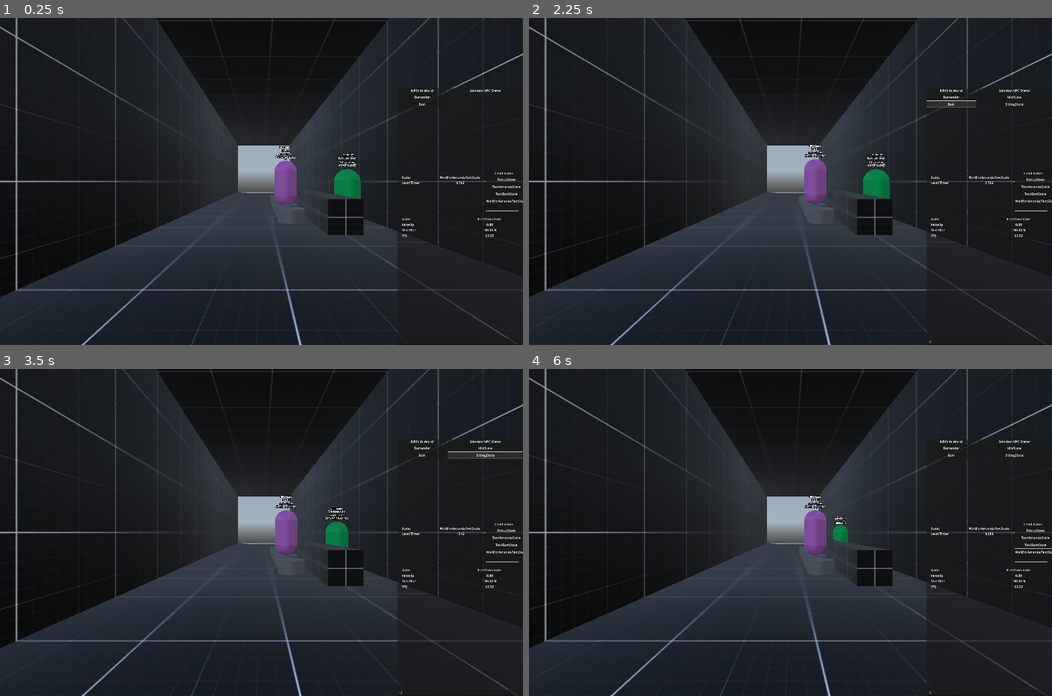
Above: before the commit, frames 1-4 (two rows, left to right).
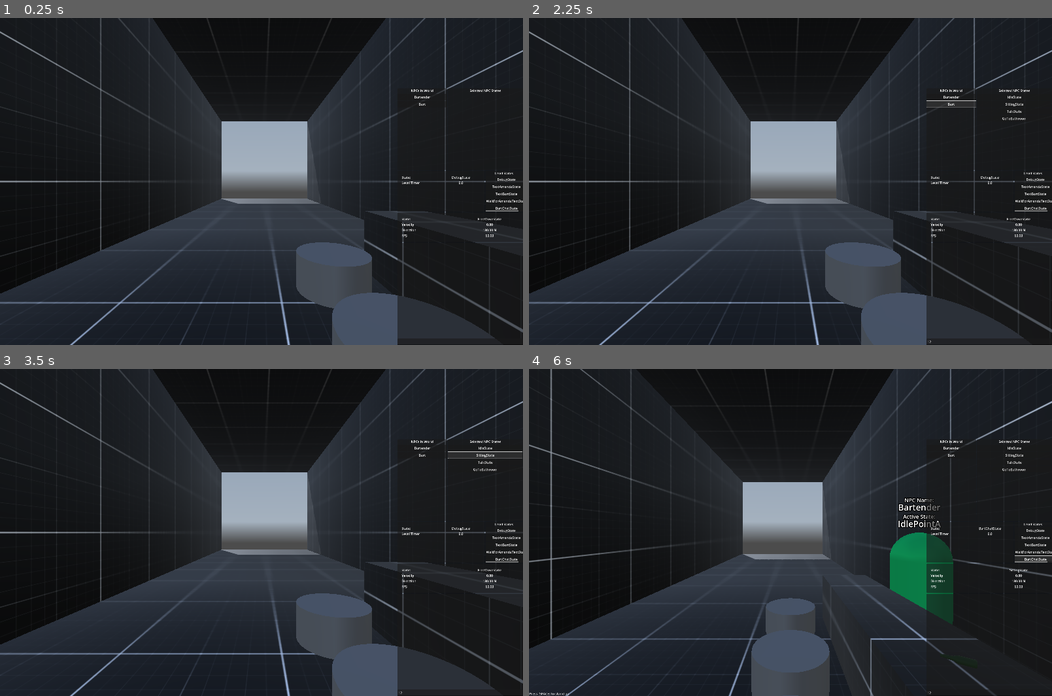
Above: after the commit, the same moments.

Repository: LucasMc17/One-Man-s-Trash
Game: Godot game, scene res://levels/level_01/root.tscn
Same seed, same stepped clock (60 frames per second), same inputs: the game is played once before the commit and once after it. A sky picture missing from this copy of the repository is replaced by a grey-blue gradient.
Inputs (mouse positions are in pixels of both pictures, inside the frame that each line leads up to):
- Up to frame 1 (0.25 s): no input
- Up to frame 2 (2.25 s): click (989, 341) at 0.52 s; type "12" at 0.6 s; click "Bartender" at 1.25 s; click "Bart" at 2 s
- Up to frame 3 (3.5 s): click "SittingState" at 2.75 s
- Up to frame 4 (6 s): click "DebugState" at 3.5 s; click (1015, 463) at 4.25 s, where only the run after the commit has a clickable "TalkState"; click "WaitForAmandaTextState" at 5 s; click (1036, 558) at 5.75 s, where only the run after the commit has a clickable "BartChatState"

The runs differ from the first frame. In frame 1, 14% of the frame differs, in the area x 0-100%, y 0-100%; in frame 2, 14%; in frame 3, 14%; in frame 4, 16%.
Error after the commit: Invalid access to property or key 'global_position' on a base object of type 'Nil'. (res://scenes/npcs/states/npc_sitting_state.gd:18)

Commit message:
initial chat with bart

Diff:
--- /dev/null
+++ b/assets/resources/talk_trees/bart_bar_chat/bart_bar_chat.tres
@@ -0,0 +1,99 @@
+[gd_resource type="Resource" script_class="TalkTree" load_steps=13 format=3 uid="uid://crqw6gtw2lj3n"]
+
+[ext_resource type="Script" uid="uid://bymb602613n3g" path="res://assets/resources/talk_trees/talk_tree.gd" id="1_mh1u8"]
+
+[sub_resource type="Resource" id="Resource_8ep85"]
+script = ExtResource("1_mh1u8")
+PROMPT = "..."
+DIALOGUE = "I, uh, gotta piss."
+PLAYER_OPTIONS = Array[ExtResource("1_mh1u8")]([])
+EXIT_OPTION = "Sure."
+metadata/_custom_type_script = "uid://bymb602613n3g"
+
+[sub_resource type="Resource" id="Resource_rh5yg"]
+script = ExtResource("1_mh1u8")
+PROMPT = "*cough*"
+DIALOGUE = "Get me another, I gotta hit the head."
+PLAYER_OPTIONS = Array[ExtResource("1_mh1u8")]([])
+EXIT_OPTION = "You got it."
+metadata/_custom_type_script = "uid://bymb602613n3g"
+
+[sub_resource type="Resource" id="Resource_dpj24"]
+script = ExtResource("1_mh1u8")
+PROMPT = "Nice little bar."
+DIALOGUE = "What? Yeah it's ok. You g- I gotta piss."
+PLAYER_OPTIONS = Array[ExtResource("1_mh1u8")]([])
+EXIT_OPTION = "Don't let me keep you."
+metadata/_custom_type_script = "uid://bymb602613n3g"
+
+[sub_resource type="Resource" id="Resource_f562j"]
+script = ExtResource("1_mh1u8")
+PROMPT = "..."
+DIALOGUE = "..."
+PLAYER_OPTIONS = Array[ExtResource("1_mh1u8")]([SubResource("Resource_8ep85"), SubResource("Resource_rh5yg"), SubResource("Resource_dpj24")])
+EXIT_OPTION = ""
+metadata/_custom_type_script = "uid://bymb602613n3g"
+
+[sub_resource type="Resource" id="Resource_pawjp"]
+script = ExtResource("1_mh1u8")
+PROMPT = "What are you having again?"
+DIALOGUE = "You know what, nevermind. I gotta take a piss. I'll order one when I get back."
+PLAYER_OPTIONS = Array[ExtResource("1_mh1u8")]([])
+EXIT_OPTION = "Sure, yeah."
+metadata/_custom_type_script = "uid://bymb602613n3g"
+
+[sub_resource type="Resource" id="Resource_mtdcs"]
+script = ExtResource("1_mh1u8")
+PROMPT = "You want another one?"
+DIALOGUE = "...Yeah, ok."
+PLAYER_OPTIONS = Array[ExtResource("1_mh1u8")]([SubResource("Resource_pawjp")])
+EXIT_OPTION = ""
+metadata/_custom_type_script = "uid://bymb602613n3g"
+
+[sub_resource type="Resource" id="Resource_mh1u8"]
+script = ExtResource("1_mh1u8")
+PROMPT = "..."
+DIALOGUE = "Anyway, I gotta piss."
+PLAYER_OPTIONS = Array[ExtResource("1_mh1u8")]([])
+EXIT_OPTION = "sure, think I saw the bathroom in the back."
+metadata/_custom_type_script = "uid://bymb602613n3g"
+
+[sub_resource type="Resource" id="Resource_c8uok"]
+script = ExtResource("1_mh1u8")
+PROMPT = "Yeah, me too."
+DIALOGUE = "Anyway, I gotta piss."
+PLAYER_OPTIONS = Array[ExtResource("1_mh1u8")]([])
+EXIT_OPTION = "sure, think I saw the bathroom in the back."
+metadata/_custom_type_script = "uid://bymb602613n3g"
+
+[sub_resource type="Resource" id="Resource_5rwxn"]
+script = ExtResource("1_mh1u8")
+PROMPT = "The shoot!"
+DIALOGUE = "Oh, yeah, fine. I mean, really good, yeah."
+PLAYER_OPTIONS = Array[ExtResource("1_mh1u8")]([SubResource("Resource_mh1u8"), SubResource("Resource_c8uok")])
+EXIT_OPTION = ""
+metadata/_custom_type_script = "uid://bymb602613n3g"
+
+[sub_resource type="Resource" id="Resource_efqtc"]
+script = ExtResource("1_mh1u8")
+PROMPT = "Nothing, nevermind."
+DIALOGUE = "OK. I gotta piss."
+PLAYER_OPTIONS = Array[ExtResource("1_mh1u8")]([])
+EXIT_OPTION = "Sure."
+metadata/_custom_type_script = "uid://bymb602613n3g"
+
+[sub_resource type="Resource" id="Resource_edmo6"]
+script = ExtResource("1_mh1u8")
+PROMPT = "How do you think it went today?"
+DIALOGUE = "What?"
+PLAYER_OPTIONS = Array[ExtResource("1_mh1u8")]([SubResource("Resource_5rwxn"), SubResource("Resource_efqtc")])
+EXIT_OPTION = ""
+metadata/_custom_type_script = "uid://bymb602613n3g"
+
+[resource]
+script = ExtResource("1_mh1u8")
+PROMPT = ""
+DIALOGUE = "..."
+PLAYER_OPTIONS = Array[ExtResource("1_mh1u8")]([SubResource("Resource_f562j"), SubResource("Resource_mtdcs"), SubResource("Resource_edmo6")])
+EXIT_OPTION = ""
+metadata/_custom_type_script = "uid://bymb602613n3g"
--- a/globals/debug.gd
+++ b/globals/debug.gd
@@ -128,10 +128,11 @@
 				return "Error: Please provide an NPC name and a state to transition to"
 			var npc_name = options[0]
 			var npc_state_name = options[1]
-			var npc_index = Global.NPCS.find_custom(func (item): return item.name == npc_name)
-			if npc_index == -1:
-				return "Error: NPC not found"
-			var npc = Global.NPCS[npc_index]
+			# var npc_index = Global.NPCS.find_custom(func (item): return item.name == npc_name)
+			# if npc_index == -1:
+			# 	return "Error: NPC not found"
+			# var npc = Global.NPCS[npc_index]
+			var npc = Global.NPCS[npc_name]
 			if !npc.STATE_MACHINE.has_node(npc_state_name):
 				return "Error: NPC " + npc_name + " does not have that state"
 			npc.current_state.transition(npc_state_name)
--- a/globals/game_state.gd
+++ b/globals/game_state.gd
@@ -2,9 +2,15 @@
 
 # GLOBALS
 var PLAYER : Player
-var NPCS := []
+var NPCS := {}
+var IMPORTANT_SCENES := {}
 var PLAYER_PHONE : Control
 var LEVEL : Node3D
 
 func _ready():
-	NPCS = get_tree().get_nodes_in_group('NPCs')
+	var all_npcs = get_tree().get_nodes_in_group('NPCs')
+	for npc in all_npcs:
+		NPCS[npc.name] = npc
+	var important_scenes = get_tree().get_nodes_in_group('LevelImportant')
+	for scene in important_scenes:
+		IMPORTANT_SCENES[scene.name] = scene
--- a/globals/global.gd
+++ b/globals/global.gd
@@ -6,7 +6,7 @@
 var PLAYER : Player:
 	get():
 		return GameState.PLAYER
-var NPCS : Array:
+var NPCS : Dictionary:
 	get():
 		return GameState.NPCS
 var PLAYER_PHONE : Control:
@@ -15,6 +15,9 @@
 var LEVEL : Node3D:
 	get():
 		return GameState.LEVEL
+var IMPORTANT_SCENES : Dictionary:
+	get():
+		return GameState.IMPORTANT_SCENES
 
 func log(message):
 	Debug.cons_log(message)
--- a/levels/level_01/root.tscn
+++ b/levels/level_01/root.tscn
@@ -13,9 +13,17 @@
 [ext_resource type="Resource" uid="uid://dv8ce25mon2xc" path="res://assets/resources/contacts/amanda_contact.tres" id="11_v74tu"]
 [ext_resource type="Resource" uid="uid://dq4emaufqar8g" path="res://assets/resources/text_messages/amanda_texts_01.tres" id="12_e1ace"]
 [ext_resource type="Resource" uid="uid://ddfh7v57htm4s" path="res://assets/resources/contacts/bart_contact.tres" id="13_xjxtq"]
+[ext_resource type="Script" uid="uid://6ijnyw0ae7iu" path="res://levels/level_01/states/bart_chat_state.gd" id="14_dv2dd"]
 [ext_resource type="Resource" uid="uid://b28n4idy1lf3m" path="res://assets/resources/text_messages/bart_texts_01.tres" id="14_x43fk"]
 [ext_resource type="PackedScene" uid="uid://c7jcuvst7cih2" path="res://scenes/props/inert_props/beer_bottle.tscn" id="15_thd0o"]
 [ext_resource type="Script" uid="uid://daxt11k50236q" path="res://levels/states/level_wait_state.gd" id="15_x43fk"]
+
+[sub_resource type="Curve3D" id="Curve3D_dv2dd"]
+_data = {
+"points": PackedVector3Array(0, 0, 0, 0, 0, 0, 0, 0, 0, 0, 0, 0, 0, 0, 0, 0, 0, 6, 0, 0, 0, 0, 0, 0, 3, 0, 9, 0, 0, 0, 0, 0, 0, 3, 0, 15),
+"tilts": PackedFloat32Array(0, 0, 0, 0)
+}
+point_count = 4
 
 [node name="Node3D" type="Node3D"]
 script = ExtResource("1_06tnj")
@@ -23,7 +31,7 @@
 [node name="DaytimeEnv" parent="." instance=ExtResource("1_jsf6y")]
 
 [node name="Player" parent="." instance=ExtResource("2_34nx1")]
-transform = Transform3D(1, 0, 0, 0, 1, 0, 0, 0, 1, -0.357506, 0, 10.9496)
+transform = Transform3D(1, 0, 0, 0, 1, 0, 0, 0, 1, -0.0856678, 0, -1.38034)
 
 [node name="Geometry" type="Node3D" parent="."]
 
@@ -53,7 +61,7 @@
 
 [node name="Seats" type="Node3D" parent="."]
 
-[node name="DebugChair01" parent="Seats" instance=ExtResource("4_06tnj")]
+[node name="PlayerChair" parent="Seats" groups=["LevelImportant"] instance=ExtResource("4_06tnj")]
 transform = Transform3D(1, 0, 0, 0, 1, 0, 0, 0, 1, 0.744456, 0, 0)
 
 [node name="DebugChair04" parent="Seats" instance=ExtResource("4_06tnj")]
@@ -65,7 +73,7 @@
 [node name="DebugChair06" parent="Seats" instance=ExtResource("4_06tnj")]
 transform = Transform3D(1, 0, 0, 0, 1, 0, 0, 0, 1, 0.744456, 0, -4.36483)
 
-[node name="DebugChair02" parent="Seats" instance=ExtResource("4_06tnj")]
+[node name="BartChair" parent="Seats" groups=["LevelImportant"] instance=ExtResource("4_06tnj")]
 transform = Transform3D(1, 0, 0, 0, 1, 0, 0, 0, 1, 0.744456, 0, 1.46014)
 
 [node name="DebugChair03" parent="Seats" instance=ExtResource("4_06tnj")]
@@ -73,13 +81,10 @@
 
 [node name="Doors" type="Node3D" parent="."]
 
-[node name="NPCs" type="Node3D" parent="."]
-transform = Transform3D(-3.63786e-08, -0.832245, -0.554409, 1, -4.37114e-08, 0, -2.4234e-08, -0.554409, 0.832245, 2.07561, 1.02977, -1.59145)
-
 [node name="StateMachine" type="Node" parent="." node_paths=PackedStringArray("CURRENT_STATE")]
 unique_name_in_owner = true
 script = ExtResource("7_e1ace")
-CURRENT_STATE = NodePath("WaitForAmandaTextState")
+CURRENT_STATE = NodePath("DebugState")
 metadata/_custom_type_script = "uid://cau1wg8ulku16"
 
 [node name="DebugState" type="Node" parent="StateMachine"]
@@ -104,6 +109,9 @@
 NEXT_STATE = NodePath("../TextAmandaState")
 metadata/_custom_type_script = "uid://daxt11k50236q"
 
+[node name="BartChatState" type="Node" parent="StateMachine"]
+script = ExtResource("14_dv2dd")
+
 [node name="LevelTimer" type="Timer" parent="."]
 
 [node name="Props" type="Node3D" parent="."]
@@ -121,17 +129,16 @@
 
 [node name="PhysicsProps" type="Node3D" parent="Props"]
 
-[node name="Node" type="Node" parent="."]
+[node name="NPCs" type="Node" parent="."]
 
-[node name="Bartender" parent="Node" instance=ExtResource("6_v74tu")]
+[node name="Bartender" parent="NPCs" instance=ExtResource("6_v74tu")]
 transform = Transform3D(1, -6.1206e-15, -2.98023e-07, -5.32907e-14, 1, -4.9738e-14, 2.98023e-07, -6.80743e-15, 1, 3.137, 1.19209e-07, 2.25)
 POINT_A = Vector3(3.137, 0, -4)
 POINT_B = Vector3(3.137, 0, 2.25)
 
-[node name="Bart" parent="Node" instance=ExtResource("7_thd0o")]
-transform = Transform3D(1, 0, 0, 0, 1, 0, 0, 0, 1, 0.647836, 0.2356, 1.45124)
+[node name="Bart" parent="NPCs" node_paths=PackedStringArray("MOVE_PATHS") instance=ExtResource("7_thd0o")]
+MOVE_PATHS = [NodePath("../../Path3D")]
 
-[node name="SittingState" parent="Node/Bart/StateMachine" index="1" node_paths=PackedStringArray("SEAT")]
-SEAT = NodePath("../../../../Seats/DebugChair02")
-
-[editable path="Node/Bart"]
+[node name="Path3D" type="Path3D" parent="."]
+transform = Transform3D(1, 0, 0, 0, 1, 0, 0, 0, 1, -1.11433, 0.109519, 0)
+curve = SubResource("Curve3D_dv2dd")
--- /dev/null
+++ b/levels/level_01/states/bart_chat_state.gd
@@ -0,0 +1,11 @@
+extends LevelState
+
+func enter(previous_state, ext):
+	super(previous_state, ext)
+	var bart = Global.NPCS.Bart
+	var player_chair = Global.IMPORTANT_SCENES.PlayerChair
+	var bart_chair = Global.IMPORTANT_SCENES.BartChair
+	bart.global_position = bart_chair.SIT_MARKER.global_position
+	Global.PLAYER.global_position = player_chair.SIT_MARKER.global_position
+	Global.PLAYER.current_state.transition('SittingState', { "seat": player_chair })
+	bart.current_state.transition('SittingState', { "seat": bart_chair })
--- a/scenes/chairs/chair.gd
+++ b/scenes/chairs/chair.gd
@@ -64,4 +64,4 @@
 	collision_position = collision_position
 
 func _on_interactable_interacted(interactor : Player):
-	interactor.current_state.transition('SittingState', { "sitting_position": sit_position + global_position, "get_off_position": interactor.position })
+	interactor.current_state.transition('SittingState', { "seat": self, "get_off_position": interactor.position })
--- a/scenes/npcs/bart/bart.tscn
+++ b/scenes/npcs/bart/bart.tscn
@@ -1,14 +1,28 @@
-[gd_scene load_steps=3 format=3 uid="uid://oi5poak31x26"]
+[gd_scene load_steps=6 format=3 uid="uid://oi5poak31x26"]
 
 [ext_resource type="PackedScene" uid="uid://buguuxwjtfcow" path="res://scenes/npcs/base_npc.tscn" id="1_mkmu5"]
+[ext_resource type="Resource" uid="uid://crqw6gtw2lj3n" path="res://assets/resources/talk_trees/bart_bar_chat/bart_bar_chat.tres" id="2_kcs5t"]
 [ext_resource type="Script" uid="uid://82v0o456gjpd" path="res://scenes/npcs/states/npc_sitting_state.gd" id="2_rm8ni"]
+[ext_resource type="Script" uid="uid://byy8ut45r621x" path="res://scenes/npcs/states/npc_talk_state.gd" id="3_2hohu"]
+[ext_resource type="Script" uid="uid://bb242vl6r0yge" path="res://scenes/npcs/states/npc_move_state.gd" id="5_qbkuw"]
 
 [node name="Bart" instance=ExtResource("1_mkmu5")]
-
-[node name="StateMachine" parent="." index="2" node_paths=PackedStringArray("CURRENT_STATE")]
-CURRENT_STATE = NodePath("SittingState")
+TALK_TREE = ExtResource("2_kcs5t")
 
 [node name="SittingState" type="Node" parent="StateMachine" index="1" node_paths=PackedStringArray("ACTOR")]
 script = ExtResource("2_rm8ni")
 ACTOR = NodePath("../..")
 metadata/_custom_type_script = "uid://82v0o456gjpd"
+
+[node name="TalkState" type="Node" parent="StateMachine" index="2" node_paths=PackedStringArray("ACTOR")]
+script = ExtResource("3_2hohu")
+ACTOR = NodePath("../..")
+metadata/_custom_type_script = "uid://byy8ut45r621x"
+
+[node name="GoToBathroom" type="Node" parent="StateMachine" index="3" node_paths=PackedStringArray("NEXT_STATE", "ACTOR")]
+script = ExtResource("5_qbkuw")
+NEXT_STATE = NodePath("../IdleState")
+ACTOR = NodePath("../..")
+metadata/_custom_type_script = "uid://bb242vl6r0yge"
+
+[connection signal="interacted" from="Interactable" to="." method="_on_interactable_interacted"]
--- a/scenes/npcs/bartender/bartender.gd
+++ b/scenes/npcs/bartender/bartender.gd
@@ -13,7 +13,6 @@
 		if MP_B:
 			MP_B.global_position = val
 		POINT_B= val
-@export var TALK_TREE : TalkTree
 
 # NODES
 @onready var MP_A = %MP_A
@@ -23,8 +22,3 @@
 	super()
 	MP_A.global_position = POINT_A
 	MP_B.global_position = POINT_B
-
-func _on_interactable_interacted(interactor : Player):
-	if current_state._talk_enabled:
-		current_state.transition("TalkState")
-		interactor.current_state.transition('TalkState', {"TALK_TREE": TALK_TREE, "TALKING_TO": self})
--- a/scenes/npcs/base_npc.gd
+++ b/scenes/npcs/base_npc.gd
@@ -1,5 +1,9 @@
 @tool
 class_name NPC extends CharacterBody3D
+
+@export var TALK_TREE : TalkTree
+# @export var TALK_TREES : Array[TalkTree] = []
+@export var MOVE_PATHS : Array[Path3D] = []
 
 @onready var STATE_MACHINE := %StateMachine
 @onready var DEBUG_PANEL := %NPCDebugPanel
@@ -19,3 +23,8 @@
 
 func _ready():
 	DEBUG_PANEL.npc_name = name
+
+func _on_interactable_interacted(interactor : Player):
+	if current_state._talk_enabled:
+		current_state.transition("TalkState")
+		interactor.current_state.transition('TalkState', {"TALK_TREE": TALK_TREE, "TALKING_TO": self})
--- /dev/null
+++ b/scenes/npcs/states/npc_move_state.gd
@@ -0,0 +1,43 @@
+class_name NPCMoveState extends NPCState
+
+@export var PATH_INDEX := 0
+@export var SHOULD_LOOP := false
+
+@export var NEXT_STATE : NPCState
+
+var PATH : Path3D
+var TARGET_INDEX := 0
+var TARGET_POSITION : Vector3
+var POINT_COUNT := 0
+
+func enter(previous_state, ext):
+	super(previous_state, ext)
+	PATH = ACTOR.MOVE_PATHS[PATH_INDEX]
+	POINT_COUNT = PATH.curve.point_count - 1
+	TARGET_POSITION = PATH.curve.get_point_position(TARGET_INDEX)
+
+func physics_update(delta: float):
+	super(delta)
+	var direction = (TARGET_POSITION + PATH.global_position) - ACTOR.global_position
+	if ACTOR.is_on_floor():
+		if ACTOR.global_position.distance_to(TARGET_POSITION + PATH.global_position) > 0.2:
+			var vector = direction.normalized() * 2.5
+			ACTOR.velocity.x = vector.x
+			ACTOR.velocity.z = vector.z
+			ACTOR.rotation.y = lerp_angle(ACTOR.rotation.y, atan2(-ACTOR.velocity.x, -ACTOR.velocity.z), 0.15)
+			# ACTOR.run()
+		else:
+			check_next_point()
+
+	ACTOR.move_and_slide()
+
+func check_next_point():
+	if TARGET_INDEX == POINT_COUNT:
+		if SHOULD_LOOP:
+			TARGET_INDEX = 0
+		else:
+			transition(NEXT_STATE.name)
+			return
+	else:
+		TARGET_INDEX += 1
+	TARGET_POSITION = PATH.curve.get_point_position(TARGET_INDEX)
--- a/scenes/npcs/states/npc_sitting_state.gd
+++ b/scenes/npcs/states/npc_sitting_state.gd
@@ -6,7 +6,7 @@
 var get_off_position : Vector3
 var _captured := false
 var _exiting := false
-var _next_state : NPCState
+var _next_state : StringName
 
 func _ready():
 	_gravity_enabled = false
@@ -18,6 +18,8 @@
 	sit_position = SEAT.global_position + SEAT.sit_position
 	if ext.has('get_off_position'):
 		get_off_position = ext.get_off_position
+	else:
+		get_off_position = SEAT.GET_OFF_MARKER.global_position
 	if ext.has('next_state'):
 		_next_state = ext.next_state
 
@@ -26,12 +28,16 @@
 		ACTOR.position = lerp(ACTOR.position, sit_position, 0.08)
 		if ACTOR.position.distance_to(sit_position) < 0.01:
 			_captured = true
-		elif _exiting:
-			ACTOR.position = lerp(ACTOR.position, get_off_position, 0.08)
-			if ACTOR.position.distance_to(get_off_position) < 0.01:
-				transition(_next_state.name)
+	elif _exiting:
+		ACTOR.position = lerp(ACTOR.position, get_off_position, 0.08)
+		if ACTOR.position.distance_to(get_off_position) < 0.01:
+			super.transition(_next_state)
 	else:
 		super(delta)
+
+func transition(new_state_name : StringName, _ext := {}):
+	_next_state = new_state_name
+	_exiting = true
 
 func exit():
 	_captured = false
--- a/scenes/player/phone/phone_states/phone_chat_state.gd
+++ b/scenes/player/phone/phone_states/phone_chat_state.gd
@@ -99,6 +99,3 @@
 	Global.PLAYER.STATE_MACHINE.unlock()
 	Global.PLAYER_PHONE.STATE_MACHINE.unlock()
 	SCREEN.BACK_BUTTON.disabled = false
-
-# func _process(delta):
-# 	Global.log(get_viewport().gui_get_focus_owner())
--- a/scenes/player/player.gd
+++ b/scenes/player/player.gd
@@ -79,7 +79,7 @@
 	_mouse_rotation.y += _rotation_input * delta
 
 	_player_rotation = Vector3(0.0, _mouse_rotation.y, 0.0)
-	_camera_rotation = Vector3(_mouse_rotation.x, 0.0, 0.0)
+	_camera_rotation = Vector3(_mouse_rotation.x, 0.0, 0.0) # think this is where the issue is where I can't change the character's starting rotation
 
 	CAMERA_CONTROLLER.transform.basis = Basis.from_euler(_camera_rotation)
 	CAMERA_CONTROLLER.rotation.z = 0.0
--- a/scenes/player/states/sitting_state.gd
+++ b/scenes/player/states/sitting_state.gd
@@ -1,7 +1,9 @@
 class_name SittingState extends PlayerState
 
 # GLOBALS
-var sitting_position : Vector3
+@export var SEAT : Chair
+
+var sit_position : Vector3
 var get_off_position : Vector3
 var _captured := false
 var _exiting := false
@@ -15,15 +17,19 @@
 func enter(previous_state : State, ext : Dictionary):
 	super(previous_state, ext)
 	PLAYER.hint = 'Press [SPACE] to stand up'
-	if ext.has('sitting_position'):
-		sitting_position = ext.sitting_position
+	if ext.has('seat'):
+		print(ext.seat)
+		SEAT = ext.seat
+	sit_position = SEAT.global_position + SEAT.sit_position
 	if ext.has('get_off_position'):
 		get_off_position = ext.get_off_position
+	else:
+		get_off_position = SEAT.GET_OFF_MARKER.global_position
 
 func update(delta):
 	if !_captured:
-		PLAYER.position = lerp(PLAYER.position, sitting_position, 0.08)
-		if PLAYER.position.distance_to(sitting_position) < 0.01:
+		PLAYER.position = lerp(PLAYER.position, sit_position, 0.08)
+		if PLAYER.position.distance_to(sit_position) < 0.01:
 			_captured = true
 	elif _exiting:
 		PLAYER.position = lerp(PLAYER.position, get_off_position, 0.08)
Not shown: 1 places in levels/level_01/root.tscn that only renumber resources
Not shown, added: levels/level_01/states/bart_chat_state.gd.uid
Not shown, added: scenes/npcs/states/npc_move_state.gd.uid
